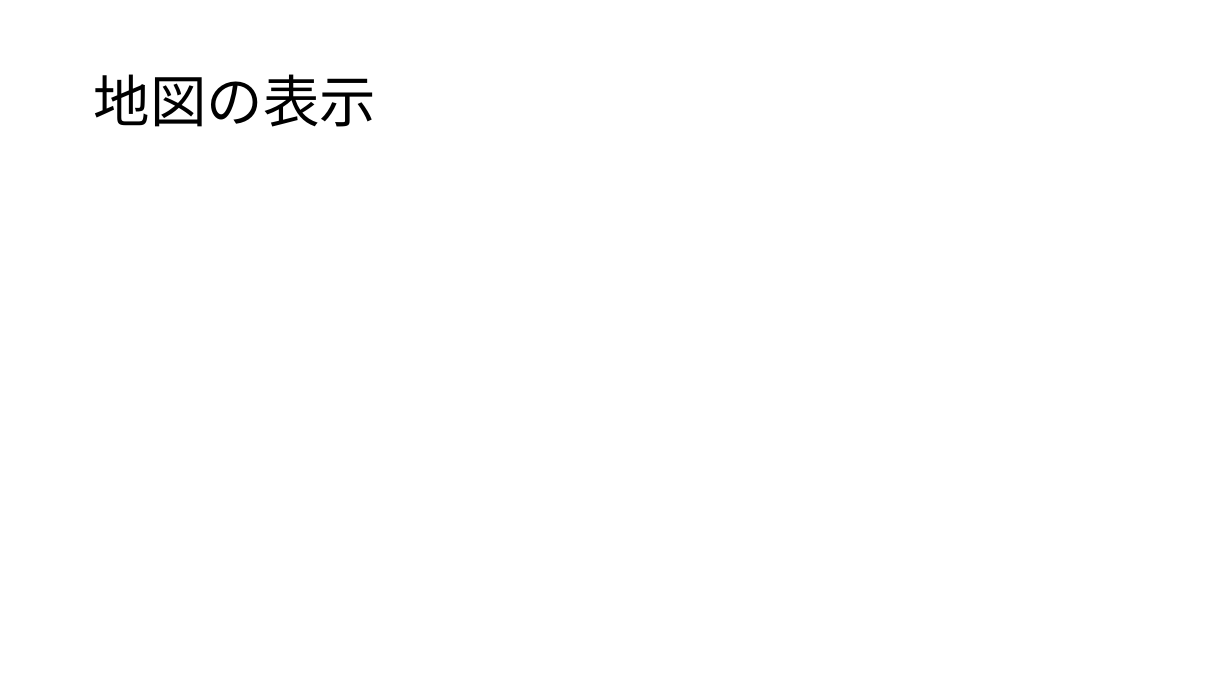
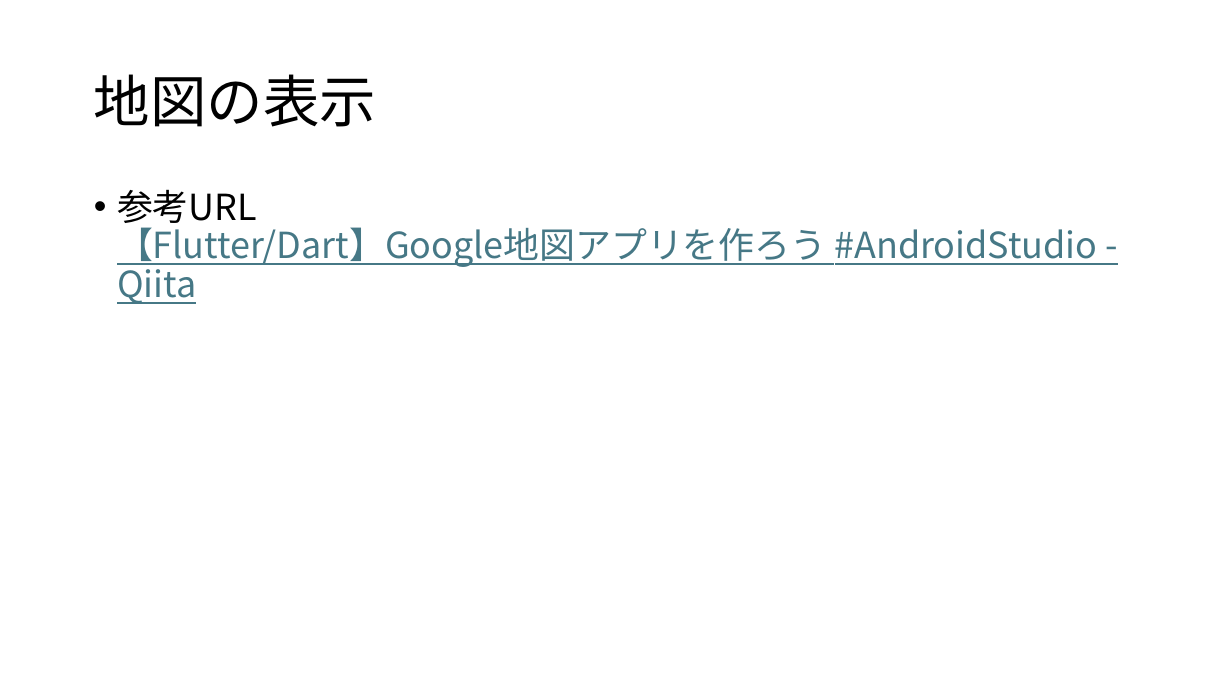
Before and after one commit to Daina040303/flutter_application_1, a slide deck: slide 8 of アプリ仕様書.pptx (slide 9 before the commit). Drawn at 1232x693 pixels with LibreOffice and Linux fonts; fonts in the diff are those of the drawing. Boxes give left, top, right and bottom in pixels: in the first picture for what was removed or moved away, otherwise in the second. Text is boxed around its words. In the diff, an @@ line names an element or a change of style, - is before the commit and + after.

Commit message:
アプリ仕様書の更新①

```diff
--- a/アプリ仕様書.pptx
+++ b/アプリ仕様書.pptx
@@ text added at bbox=[117, 189, 1098, 304], 28 pt, text #467886, underline @@
+• 参考URL
+  【Flutter/Dart】Google地図アプリを作ろう #AndroidStudio - Qiita
```
Also in this commit, not shown: 3 other slides changed.
